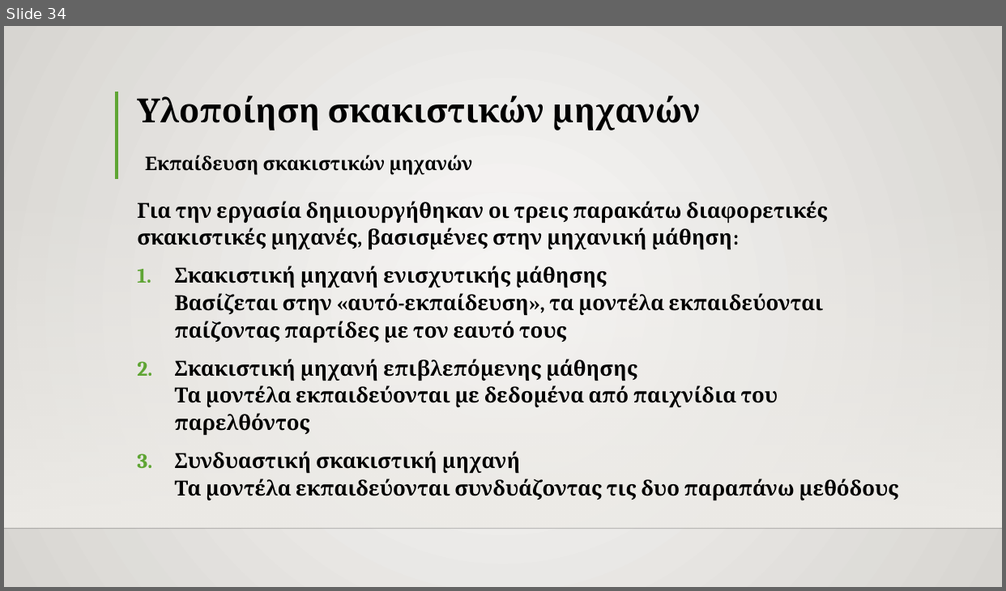
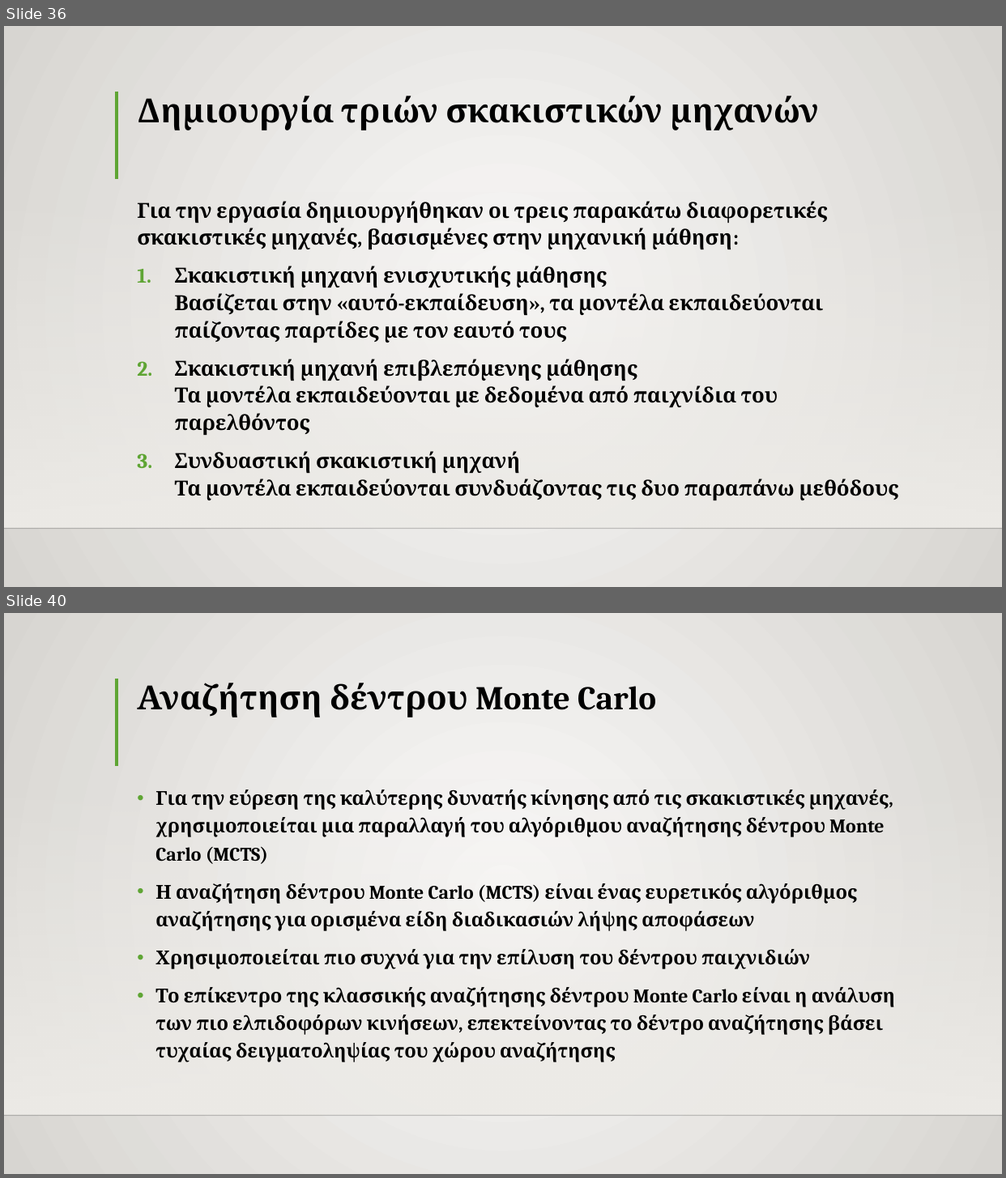
Before and after one commit to TheRazorace/Python-Chess-Engine, a slide deck: ΑΝΑΠΤΥΞΗ ΣΚΑΚΙΣΤΙΚΗΣ ΜΗΧΑΝΗΣ.pptx. Shown one above the other, each under a label of ours: slide 34 before the commit, slides 36 and 40 after it; the slides between them are not shown. The pictures are 1006x591 and 1006x1178 pixels, drawn with LibreOffice and Linux fonts; fonts in the diff are those of the drawing; background and template pictures are left out. Boxes give left, top, right and bottom in pixels: in the first picture for what was removed or moved away, otherwise in the second. Text is boxed around its words. In the diff, an @@ line names an element or a change of style, - is before the commit and + after.

```diff
--- a/ΑΝΑΠΤΥΞΗ ΣΚΑΚΙΣΤΙΚΗΣ ΜΗΧΑΝΗΣ.pptx
+++ b/ΑΝΑΠΤΥΞΗ ΣΚΑΚΙΣΤΙΚΗΣ ΜΗΧΑΝΗΣ.pptx
@@ slide 40 added at (4,613,1002,1174), background gradient #FAFAF9 to #D7D5D2; not listed: 3 template elements that a slide beside it also shows @@
@@ title added at (137,683,656,717), 32 pt, text #000000, bold @@
+Αναζήτηση δέντρου Monte Carlo
@@ text added at (155,790,895,1063), 18.5 pt, text #000000, bold @@
+• Για την εύρεση της καλύτερης δυνατής κίνησης από τις σκακιστικές μηχανές, χρησιμοποιείται μια παραλλαγή του αλγόριθμου αναζήτησης δέντρου Monte Carlo (MCTS)
+• Η αναζήτηση δέντρου Monte Carlo (MCTS) είναι ένας ευρετικός αλγόριθμος αναζήτησης για ορισμένα είδη διαδικασιών λήψης αποφάσεων
+• Χρησιμοποιείται πιο συχνά για την επίλυση του δέντρου παιχνιδιών
+• Το επίκεντρο της κλασσικής αναζήτησης δέντρου Monte Carlo είναι η ανάλυση των πιο ελπιδοφόρων κινήσεων, επεκτείνοντας το δέντρο αναζήτησης βάσει τυχαίας δειγματοληψίας του χώρου αναζήτησης
@@ what was slide 34 is now slide 36 @@
@@ slide 36 changed as well @@
@@ title at (137,96,819,130): text changed @@
-Υλοποίηση σκακιστικών μηχανών
+Δημιουργία τριών σκακιστικών μηχανών
@@ text removed at (145,155,472,175) @@
-Εκπαίδευση σκακιστικών μηχανών
```
Also in this commit, not shown: 19 other slides changed, 7 other slides added.
